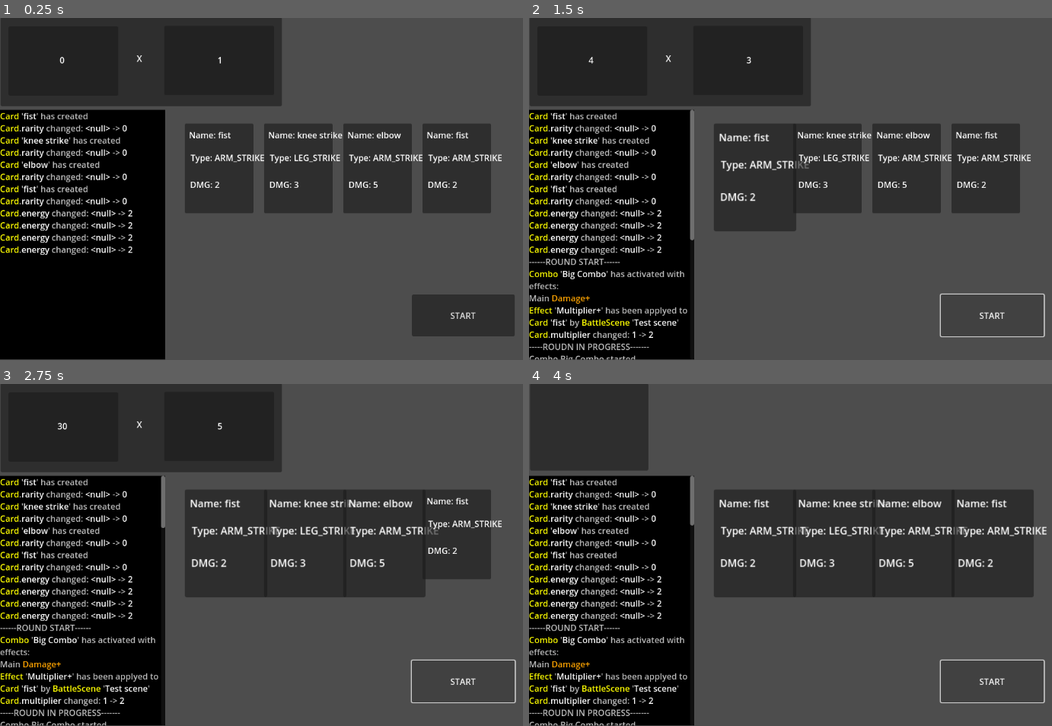
Above: before the commit, frames 1-4 (two rows, left to right).
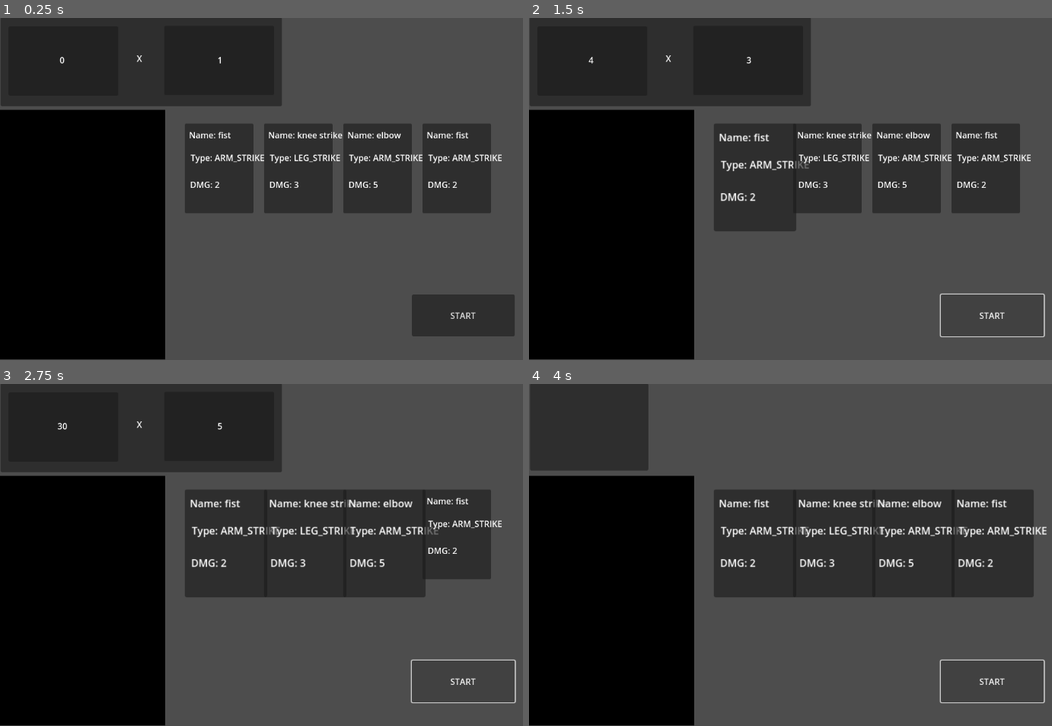
Above: after the commit, the same moments.

Repository: C0ldSt33l/Fighting-Card-Game
Game: Godot game, scene res://test_scene.tscn
Same seed, same stepped clock (60 frames per second), same inputs: the game is played once before the commit and once after it.
Inputs:
- Up to frame 1 (0.25 s): no input
- Up to frame 2 (1.5 s): click "START" at 0.5 s; click "START" at 1.25 s
- Up to frame 3 (2.75 s): click "START" at 2 s
- Up to frame 4 (4 s): no input

The runs differ from the first frame. In frame 1, 2.7% of the frame differs, in the area x 0-26%, y 27-70%; in frame 2, 4.9%, in the area x 0-32%, y 26-100%; in frame 3, 4.7%; in frame 4, 4.7%.

Commit message:
replace signals with global events

Diff:
--- a/card/card.gd
+++ b/card/card.gd
@@ -5,7 +5,7 @@
 @onready var type_label := $Background/Type as Label
 @onready var dmg_label := $Background/DMG as Label
 
-enum ACTION_TYPE {
+enum BODY_PART {
 	ARM_STRIKE,
 	LEG_STRIKE,
 }
@@ -43,7 +43,7 @@
 	set(val): self.set_tag_val('card_name', val.capitalize())
 	get(): return self.get_tag_val('card_name')
 
-@export var type: ACTION_TYPE :
+@export var type: BODY_PART :
 	set(val): self.set_tag_val('type', val)
 	get(): return self.get_tag_val('type')
 
@@ -72,19 +72,14 @@
 var effects: Array[Effect] = []
 
 
-signal created(c: Card)
-signal played(c: Card)
-signal destroyed(c: Card)
-signal prop_changed(c: Card, prop: StringName, old: Variant, new: Variant)
-
-
 func _ready() -> void:
 	self.name_label.text += str(self.card_name)
-	self.type_label.text += str(ACTION_TYPE.keys()[self.type])
+	self.type_label.text += str(BODY_PART.keys()[self.type])
 	self.dmg_label.text += str(self.points)
-	self.created.emit(self)
 
 	self.rarity = RARITY.REGULAR
+
+	Events.obj_created.emit(self)
 
 
 func play() -> void:
@@ -94,7 +89,7 @@
 		if e.activation_time == Effect.ACTIVATION_TIME.ROUND_IN_PROGRESS:
 			e.activate()
 
-	self.played.emit(self)
+	Events.card_ended.emit(self)
 
 
 func add_tags(new_tags: Dictionary) -> void:
@@ -110,7 +105,7 @@
 
 
 func set_tag_val(tag: String, val: Variant) -> void:
-	self.prop_changed.emit(self, tag, self.get_tag_val(tag), val)
+	Events.obj_prop_changed.emit(self, tag, self.get_tag_val(tag), val)
 	self.tags[tag] = val
 
 
@@ -123,4 +118,4 @@
 
 
 func _exit_tree() -> void:
-	self.destroyed.emit(self)
+	Events.obj_destroyed.emit(self)
--- a/combo/combo.gd
+++ b/combo/combo.gd
@@ -12,10 +12,10 @@
 var upgrade_lvl := 1
 
 var cards: Array[Card] = []
-var first_card: Card :
+var start_card: Card :
 	set(val): return
 	get(): return null if self.cards.size() == 0 else self.cards[0]
-var last_card: Card :
+var end_card: Card :
 	set(val): return
 	get(): return null if self.cards.size() == 0 else self.cards[-1]
 var length: int :
@@ -24,11 +24,6 @@
 
 var effect: Effect = null
 var effects_from_upgrades: Array[Effect] = []
-
-
-signal created(c: Combo)
-signal played(c: Combo)
-signal destroyed(c: Combo)
 
 
 func _init(
@@ -44,15 +39,13 @@
 	self.effect = effect
 	self.cards.append_array(cards)
 
-	self.created.emit(self)
+	Events.obj_created.emit(self)
 
 
 func apply_effect() -> void:
 	for c in self.cards:
 		var e := self.effect.clone()
-		e.set_target(c)
-		Game.battle.add_effect(e)
-	self.played.emit(self)
+		Utils.apply_effect(e, c)
 
 
 func count_card_by_tag(tag: String) -> int:
--- a/counter/counter.gd
+++ b/counter/counter.gd
@@ -23,11 +23,6 @@
 @onready var total_score: int = 0
 
 
-signal points_changed(old: int, new: int, diff: int)
-signal multiplier_changed(old: int, new: int, diff: int)
-signal total_score_changed(old: int, new: int, diff: int)
-
-
 func _ready() -> void:
 	self.points = 0
 	self.multiplier = 1
@@ -37,19 +32,19 @@
 
 
 func set_points(val: int) -> void:
-	self.points_changed.emit(self.points, val, val - self.points)
+	Events.score_points_updated.emit(self.points, val, val - self.points)
 	points = val
 	self.label_points.text = str(val)
 
 
 func set_multiplier(val: int) -> void:
-	self.multiplier_changed.emit(self.multiplier, val, val - self.multiplier)
+	Events.score_multiplier_updated.emit(self.multiplier, val, val - self.multiplier)
 	multiplier = val
 	self.label_multiplier.text = str(val)
 
 
 func set_round_score(val: int) -> void:
-	self.total_score_changed.emit(self.round_score, val, val - self.round_score)
+	Events.score_total_score_updated.emit(self.round_score, val, val - self.round_score)
 	round_score = val
 	self.round_score_label.text = str(val)
 
--- a/effect/effect.gd
+++ b/effect/effect.gd
@@ -19,6 +19,7 @@
 }
 enum TARGET_TYPE {
 	BATTLE_CARD,
+	FIRST_CARD,
 	COMBO,
 	STANCE,
 	DECK, # or HAND?
@@ -32,9 +33,6 @@
 
 var target_type: TARGET_TYPE
 var target
-
-
-signal activated(e: Effect)
 
 
 func _init(
@@ -60,13 +58,12 @@
 
 
 func set_target(target):
-	if 'add_effect' in target:
-		target.add_effect(self)
 	self.target = target
+	Events.effect_applyed.emit(self)
 
 
 func activate():
-	self.activated.emit(self)
+	Events.effect_activated.emit(self)
 	self.action.call(self.target)
 
 
--- a/global/cards.gd
+++ b/global/cards.gd
@@ -3,19 +3,19 @@
 const CARDS := {
     'fist':
     	{
-			'type': Card.ACTION_TYPE.ARM_STRIKE,
+			'type': Card.BODY_PART.ARM_STRIKE,
 			'dmg': 2,
 			'rarity': Card.RARITY.REGULAR,
 		},
     'kick':
 		{
-			'type': Card.ACTION_TYPE.LEG_STRIKE,
+			'type': Card.BODY_PART.LEG_STRIKE,
 			'dmg': 3,
 			'rarity': Card.RARITY.REGULAR,
 		},
     'elbow':
 		{
-			'type': Card.ACTION_TYPE.ARM_STRIKE,
+			'type': Card.BODY_PART.ARM_STRIKE,
 			'dmg': 5,
 			'rarity': Card.RARITY.RARE,
 		},
--- a/global/combos.gd
+++ b/global/combos.gd
@@ -12,7 +12,7 @@
 		'patterns':
 		[
 			{ 'card_name': 'kick' },
-			{ 'type': Card.ACTION_TYPE.LEG_STRIKE },
+			{ 'type': Card.BODY_PART.LEG_STRIKE },
 		],
 		'effect': 'Multiplier+'
 	},
--- /dev/null
+++ b/global/events.gd
@@ -0,0 +1,40 @@
+extends Node
+
+# BATTLE EVENTS
+signal round_prepare_started()
+signal round_started()
+signal round_ended()
+signal round_exit()
+
+signal obj_created(obj: Variant)
+signal obj_prop_changed(
+	obj: Variant,
+	prop: StringName,
+	old: int,
+	new: int
+)
+signal obj_destroyed(obj: Variant)
+
+signal card_started(c: Card)
+signal card_ended(c: Card)
+signal card_exit(c: Card)
+
+signal combo_started(c: Combo)
+signal combo_ended(c: Combo)
+signal combo_exit(c: Combo)
+
+signal effect_applyed(e: Effect)
+signal effect_activated(e: Effect)
+
+signal score_points_updated(old: int, new: int, diff: int)
+signal score_multiplier_updated(old: int, new: int, diff: int)
+signal score_total_score_updated(old: int, new: int, diff: int)
+
+signal hand_updated()
+
+signal rerolled()
+
+
+func connect_events(event_to_func: Dictionary) -> void:
+	for e in event_to_func:
+		self[e].connect(event_to_func[e])
--- a/logger/logger.gd
+++ b/logger/logger.gd
@@ -16,8 +16,11 @@
 const OBJ_HAS_CREATED_PLACEHOLDER := OBJ_PLACEHOLDER + ' has created'
 const OBJ_HAS_DESTROYED_PLACEHOLDER := OBJ_PLACEHOLDER + ' has destroyed'
 
-const CARD_HAS_PLAYED_PLACEHOLDER := "%s '%s' has played with score(%s, %s)"
-const COMBO_HAS_ACTIVATED_PLACEHOLDER := "%s '%s' has activated with effects:"
+const CARD_HAS_PLAYED_PLACEHOLDER := OBJ_PLACEHOLDER + " has played with score(%s, %s)"
+const COMBO_HAS_ACTIVATED_PLACEHOLDER := OBJ_PLACEHOLDER + " has activated with effects:"
+const COMBO_STARTED := OBJ_PLACEHOLDER + ' started'
+const COMBO_ENDED := OBJ_PLACEHOLDER + ' ended'
+
 const APPLYED_EFFECT_PLACEHOLDER := '%s'
 const EFFECT_HAS_ACTIVATED := OBJ_PLACEHOLDER + ' has been applyed to ' + OBJ_PLACEHOLDER + ' by ' + OBJ_PLACEHOLDER
 
@@ -97,7 +100,7 @@
 		self.put_text('\t' + (APPLYED_EFFECT_PLACEHOLDER % [colorful(e.name, EFFECT_NAME_COLOR)]))
 
 
-func combo_has_activated(c: Combo) -> void:
+func combo_has_activated_log(c: Combo) -> void:
 	var type_and_name := self.get_obj_type_and_name(c)
 	self.put_text(COMBO_HAS_ACTIVATED_PLACEHOLDER % [
 		colorful(type_and_name[0], OBJ_TYPE_COLOR),
@@ -108,7 +111,7 @@
 		self.put_text(APPLYED_EFFECT_PLACEHOLDER % [colorful(e.name, EFFECT_NAME_COLOR)])
 
 
-func effect_activated(e: Effect) -> void:
+func effect_activated_log(e: Effect) -> void:
 	var type_and_name := self.get_obj_type_and_name(e)
 	var caster_type_and_name := self.get_obj_type_and_name(e.caster)
 	var target_type_and_name := self.get_obj_type_and_name(e.target)
@@ -122,7 +125,7 @@
 	])
 
 
-func obj_prop_changed(obj: Variant, prop: StringName, old: Variant, new: Variant) -> void:
+func obj_prop_changed_log(obj: Variant, prop: StringName, old: Variant, new: Variant) -> void:
 	const placeholder := '%s.%s changed: %s -> %s'
 	var type := self.get_obj_type_and_name(obj)[0]
 	self.put_text(placeholder % [
@@ -154,5 +157,9 @@
 	return type_and_name
 
 
+func connect_battle_signals() -> void:
+	pass
+
+
 static func colorful(text: String, c: Color) -> String:
 	return '[color=#%s]%s[/color]' % [c.to_html(), text]
--- a/project.godot
+++ b/project.godot
@@ -23,6 +23,7 @@
 PlayerConfig="*res://global/player_config.gd"
 Effects="*res://global/effects.gd"
 Game="*res://global/game.gd"
+Events="*res://global/events.gd"
 
 [dotnet]
 
--- a/test_scene.gd
+++ b/test_scene.gd
@@ -6,8 +6,9 @@
 @onready var timer := $Timer as Timer
 @onready var counter := $Counter as Counter
 
+var card_cursor := 0 :
+	set(val): card_cursor = clampi(val, 0, self.cards_on_table.size())
 var cards_on_table: Array[Card] = []
-var cur_card := 0
 var cards_in_hand: Array[Card] = []
 
 var available_combos: Array = Combos.COMBOS.keys()
@@ -19,11 +20,6 @@
 var effects: Array[Effect] = []
 
 
-signal round_started()
-signal round_ended()
-signal round_tick()
-
-
 func _ready() -> void:
 	Game.battle = self
 	# self.connect_signals(self, {
@@ -31,34 +27,34 @@
 	# 	round_ended = null,
 	# 	round_tick = null,
 	# })
-	Utils.connect_signals(self.counter, {
-		'points_changed': self.logger.change_points_log,
-		'multiplier_changed': self.logger.change_multiplier_log,
-		'total_score_changed': self.logger.change_total_score_log,
-	})
+	# Utils.connect_signals(self.counter, {
+	# 	'points_changed': self.logger.change_points_log,
+	# 	'multiplier_changed': self.logger.change_multiplier_log,
+	# 	'total_score_changed': self.logger.change_total_score_log,
+	# })
 
 	var configs := [
 		{
 			'card_name': 'fist',
-			'type': Card.ACTION_TYPE.ARM_STRIKE,
+			'type': Card.BODY_PART.ARM_STRIKE,
 			'points': 2,
 			'multiplier': 1,
 		},
 		{
 			'card_name': 'knee strike',
-			'type': Card.ACTION_TYPE.LEG_STRIKE,
+			'type': Card.BODY_PART.LEG_STRIKE,
 			'points': 3,
 			'multiplier': 1,
 		},
 		{
 			'card_name': 'elbow',
-			'type': Card.ACTION_TYPE.ARM_STRIKE,
+			'type': Card.BODY_PART.ARM_STRIKE,
 			'points': 5,
 			'multiplier': 1,
 		},
 		{
 			'card_name': 'fist',
-			'type': Card.ACTION_TYPE.ARM_STRIKE,
+			'type': Card.BODY_PART.ARM_STRIKE,
 			'points': 2,
 			'multiplier': 1,
 		},
@@ -72,10 +68,6 @@
 	for c in self.cards_on_table:
 		c.energy = Card.ENERGY.KI
 
-	var arr: Array[int] = [1, 2, 3]
-	if arr is Array:
-		print('arr is array')
-
 	var e := Effects.EFFECTS['Multiplier+'] as Effect
 	e.bind_to(self)
 	e.set_target(self.cards_on_table[0])
@@ -87,10 +79,11 @@
 	Game.battle.add_effect(post_round_effect)
 
 	# print(inst_to_dict(self))
+	Events.round_prepare_started.emit()
 
 
 func start_round() -> void:
-	self.logger.put_text('------ROUND START------')
+	Events.round_started.emit()
 	if self.cards_on_table.size() == 0: return
 	self.check_combos()
 	for e in self.effects:
@@ -100,7 +93,7 @@
 
 
 func end_round() -> void:
-	self.logger.put_text('-------ROUND STOP--------')
+	Events.round_exit.emit()
 	self.timer.stop()
 
 	await self.counter.update_round_score()
@@ -112,33 +105,38 @@
 	for c in self.combos_on_table:
 		c.free()
 	self.combos_on_table.clear()
-	self.cur_card = 0
+	self.card_cursor = 0
 
 	for card in self.cards_on_table:
 		card.queue_free()
 	self.cards_on_table.clear()
 	self.effects.clear()
 
+	Events.round_prepare_started.emit()
 
 
 func play_card() -> void:
-	self.logger.put_text('-----ROUDN IN PROGRESS-------')
-	var card := self.cards_on_table[self.cur_card]
+	var card := self.cards_on_table[self.card_cursor]
 	var combo := self.cur_combo
 
-	if combo and card == combo.first_card:
-		self.logger.put_text('Combo ' + combo.name + ' started')
-	if combo and card == combo.last_card:
-		self.logger.put_text('Combo ' + combo.name + ' ended')
+	if combo and card == combo.start_card:
+		Events.combo_started.emit(combo)
+	elif combo and card == combo.end_card:
+		Events.combo_ended.emit(combo)
 		# combo.apply_effect()
 		self.combos_on_table.erase(combo)
+		Events.combo_exit.emit()
 
+	Events.card_started.emit(card)
 	card.play()
+	Events.card_exit.emit(card)
+
 	self.counter.points += card.points
 	self.counter.multiplier += card.multiplier
 
-	self.cur_card += 1
-	if self.cur_card == self.cards_on_table.size():
+	self.card_cursor += 1
+	if self.card_cursor == self.cards_on_table.size():
+		Events.round_ended.emit()
 		self.end_round()
 
 
@@ -148,12 +146,12 @@
 		func (c: Card) -> void:
 			c.add_tags(config)
 			c.position = pos
-			c = Utils.connect_signals(c, {
-				created = self.logger.obj_has_created_log,
-				played = self.logger.card_has_played_log,
-				destroyed = self.logger.obj_has_destroyed_log,
-				prop_changed = self.logger.obj_prop_changed,
-			})
+			#c = Utils.connect_signals(c, {
+				#created = self.logger.obj_has_created_log,
+				#played = self.logger.card_has_played_log,
+				#destroyed = self.logger.obj_has_destroyed_log,
+				#prop_changed = self.logger.obj_prop_changed_log,
+			#})
 	)
 
 	self.cards_on_table.append(card)
@@ -184,17 +182,14 @@
 	var combo := ComboFactory.create(name, cards)
 	if combo == null: return null
 
-	Utils.connect_signals(combo, {
-		created = self.logger.obj_has_created_log,
-		played = self.logger.combo_has_activated,
-		destroyed = self.logger.obj_has_destroyed_log,
-	})
+	#Utils.connect_signals(combo, {
+		#created = self.logger.obj_has_created_log,
+		#played = self.logger.combo_has_activated,
+		#destroyed = self.logger.obj_has_destroyed_log,
+	#})
 
 	return combo
 
 
-
-
 func add_effect(e: Effect) -> void:
 	self.effects.append(e)
-	e.activated.connect(self.logger.effect_activated)
--- a/utils/utils.gd
+++ b/utils/utils.gd
@@ -1,8 +1,8 @@
 class_name Utils
 
-static func apply_effect_to(obj: Variant, e: Effect) -> void:
-	if 'add_effect' in obj:
-		obj.add_effect(e)
+static func apply_effect( e: Effect, to: Variant) -> void:
+	e.set_target(to)
+	to.add_effect(e)
 	Game.battle.add_effect(e)
 
 static func connect_signals(obj: Variant, what_to_what: Dictionary) -> Variant:
